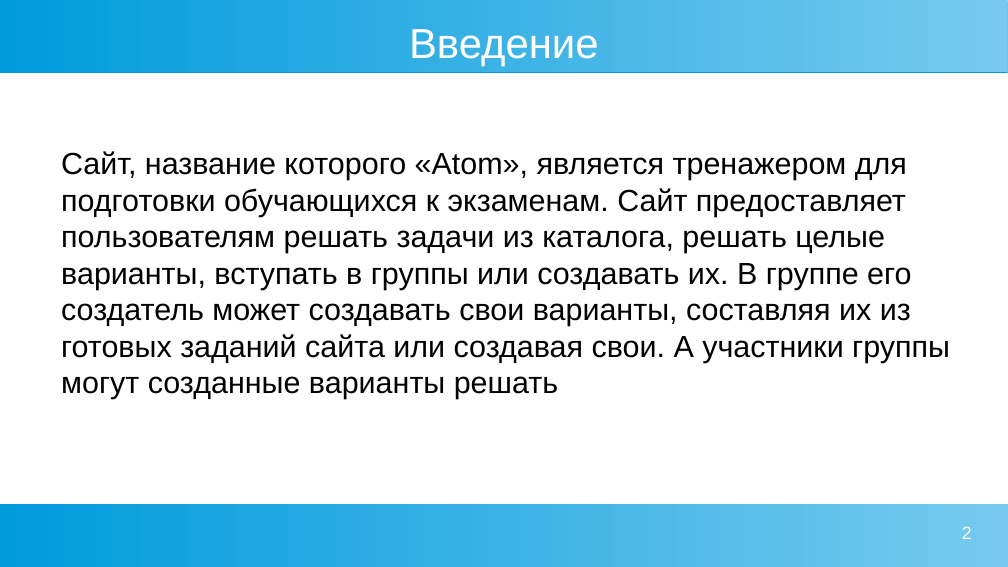
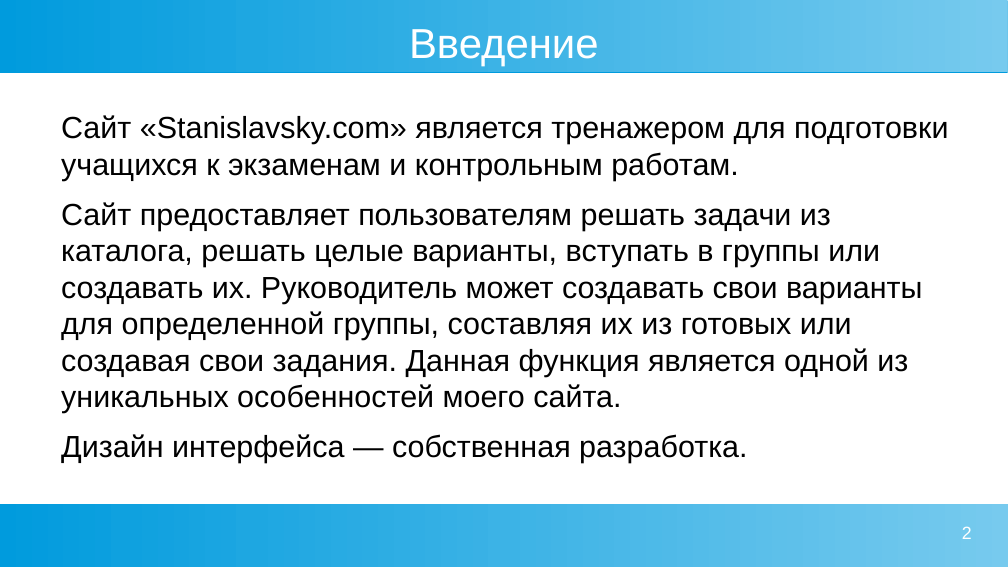
Before and after one commit to Stanislavsky2024/WebProject, a slide deck: slide 2 of Презентация Web.odp. Drawn at 1008x567 pixels with LibreOffice and Linux fonts; fonts in the diff are those of the drawing. Boxes give left, top, right and bottom in pixels: in the first picture for what was removed or moved away, otherwise in the second. Text is boxed around its words. In the diff, an @@ line names an element or a change of style, - is before the commit and + after.

```diff
--- a/Презентация Web.odp
+++ b/Презентация Web.odp
@@ text at [61,115,948,463]: text changed @@
-Сайт, название которого «Atom», является тренажером для подготовки обучающихся к экзаменам. Сайт предоставляет пользователям решать задачи из каталога, решать целые варианты, вступать в группы или создавать их. В группе его создатель может создавать свои варианты, составляя их из готовых заданий сайта или создавая свои. А участники группы могут созданные варианты решать
+Сайт «Stanislavsky.com» является тренажером для подготовки учащихся к экзаменам и контрольным работам.
+Сайт предоставляет пользователям решать задачи из каталога, решать целые варианты, вступать в группы или создавать их. Руководитель может создавать свои варианты для определенной группы, составляя их из готовых или создавая свои задания. Данная функция является одной из уникальных особенностей моего сайта.
+Дизайн интерфейса — собственная разработка.
```
Also in this commit, not shown: 1 other slide changed, 1 slide added, 1 slide removed, 9 other files.
